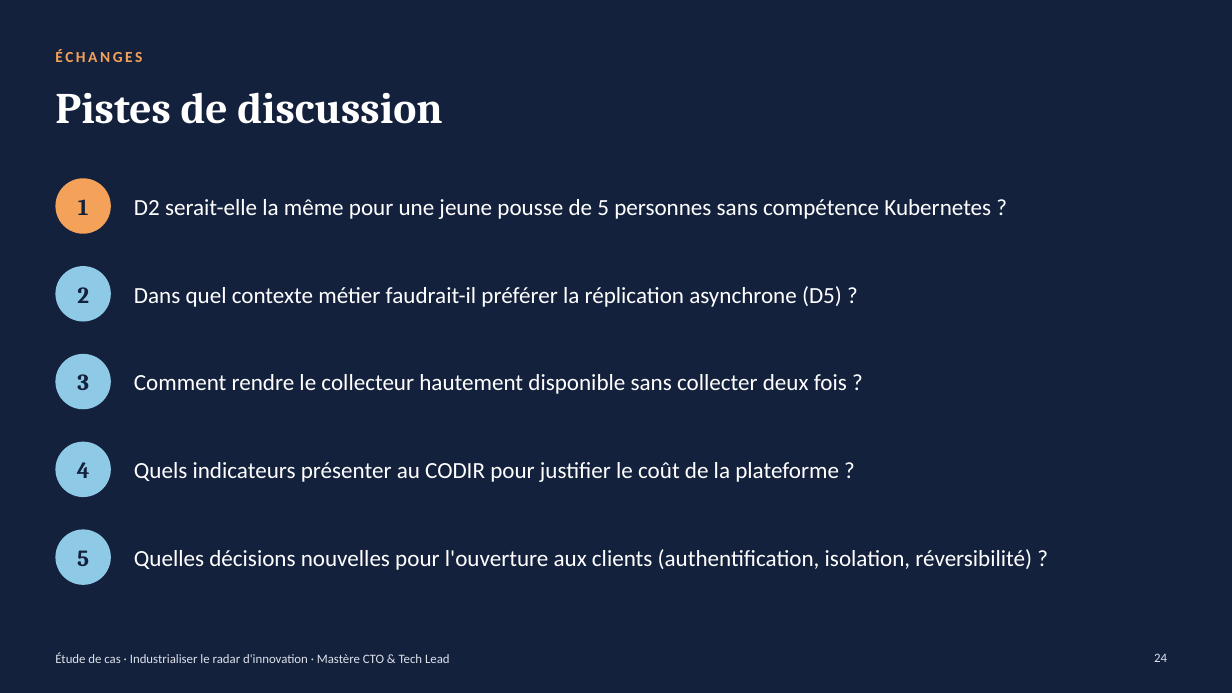
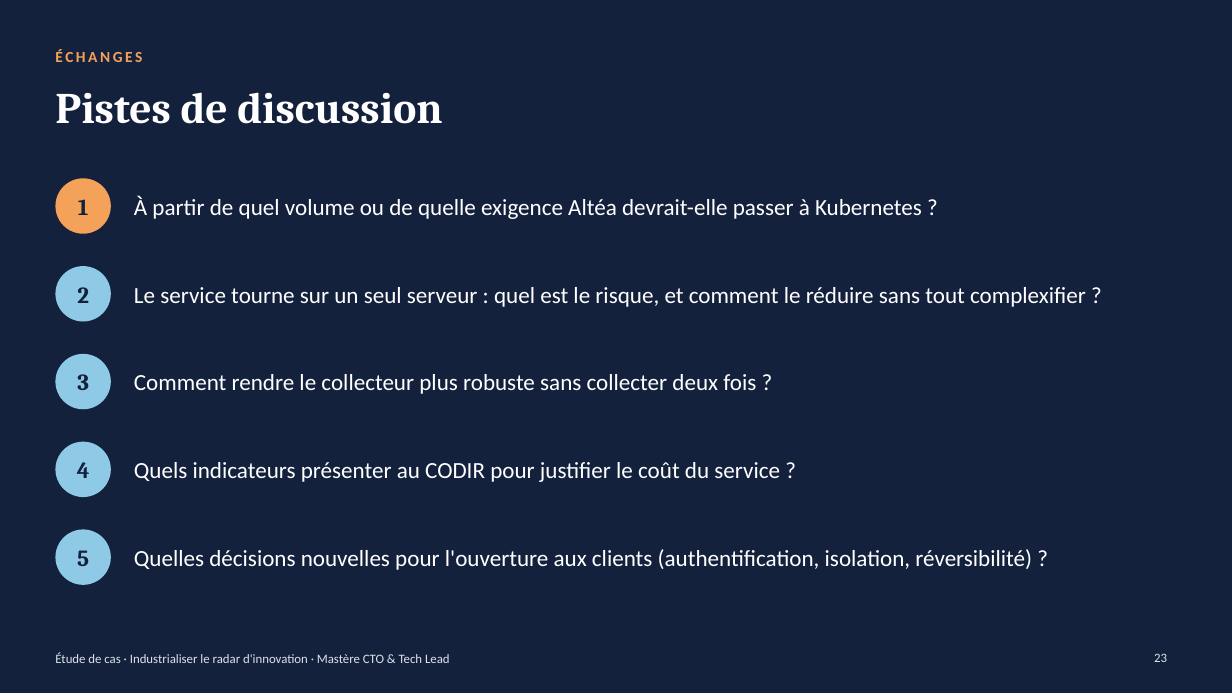
Before and after one commit to nderhore/radar-veille-ia-kubernetes, a slide deck: slide 23 of 03_slides-etude-de-cas.pptx (slide 24 before the commit). Drawn at 1232x693 pixels with LibreOffice and Linux fonts; fonts in the diff are those of the drawing. Boxes give left, top, right and bottom in pixels: in the first picture for what was removed or moved away, otherwise in the second. Text is boxed around its words. In the diff, an @@ line names an element or a change of style, - is before the commit and + after.

```diff
--- a/03_slides-etude-de-cas.pptx
+++ b/03_slides-etude-de-cas.pptx
@@ text at (x1=134, y1=195, x2=922, y2=219): text changed @@
-D2 serait-elle la même pour une jeune pousse de 5 personnes sans compétence Kubernetes ?
+À partir de quel volume ou de quelle exigence Altéa devrait-elle passer à Kubernetes ?
@@ text at (x1=134, y1=287, x2=1086, y2=307): text changed @@
-Dans quel contexte métier faudrait-il préférer la réplication asynchrone (D5) ?
+Le service tourne sur un seul serveur : quel est le risque, et comment le réduire sans tout complexifier ?
@@ text at (x1=134, y1=374, x2=756, y2=394): text changed @@
-Comment rendre le collecteur hautement disponible sans collecter deux fois ?
+Comment rendre le collecteur plus robuste sans collecter deux fois ?
@@ text at (x1=134, y1=462, x2=780, y2=482): text changed @@
-Quels indicateurs présenter au CODIR pour justifier le coût de la plateforme ?
+Quels indicateurs présenter au CODIR pour justifier le coût du service ?
@@ page number at (x1=1154, y1=653, x2=1167, y2=662): text changed @@
-24
+23
```
Also in this commit, not shown: 13 other slides changed, 7 slides added, 8 slides removed, 5 other files.
